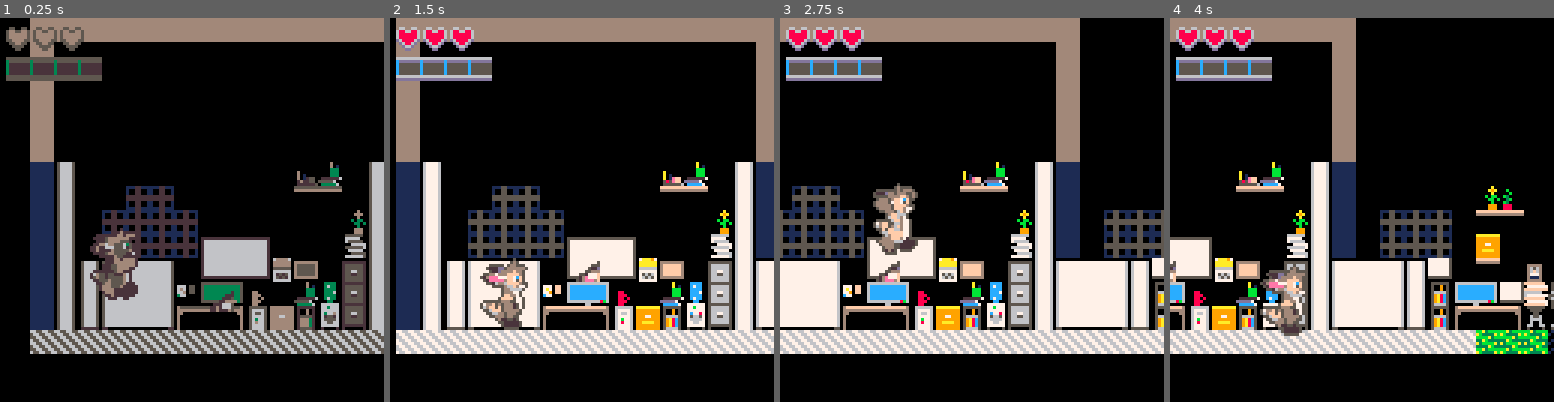
Above: before the commit, frames 1-4 (left to right).
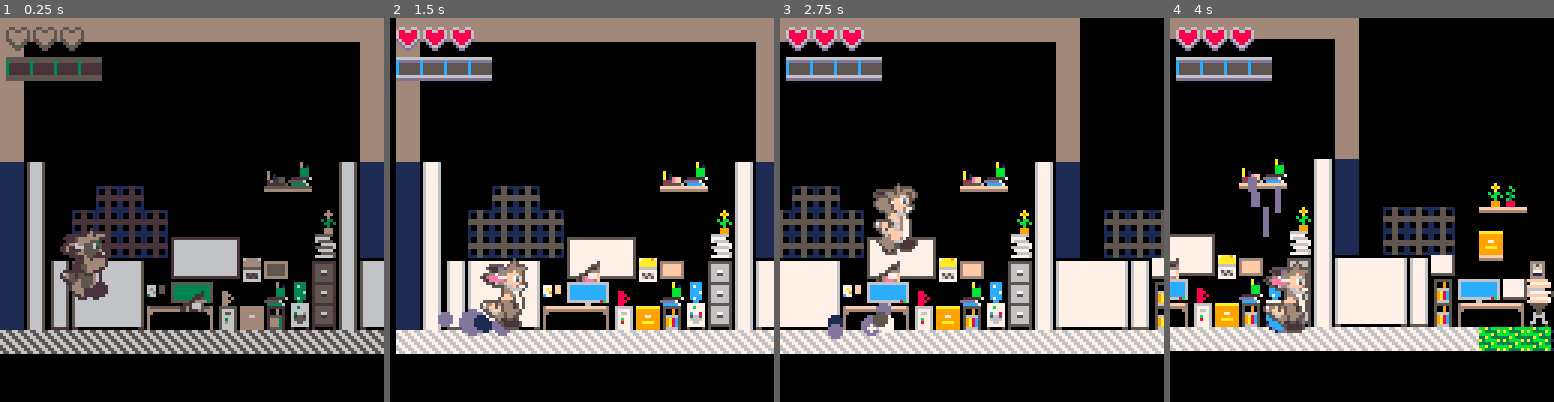
Above: after the commit, the same moments.

Repository: aritosuits/onebuttonjam2024
Game: PICO-8 cartridge cart.p8
Same seed, same stepped clock (60 frames per second), same inputs: the game is played once before the commit and once after it.
Inputs:
- Up to frame 1 (0.25 s): no input
- Up to frame 2 (1.5 s): tap O (Z key) at 0.7 s
- Up to frame 3 (2.75 s): tap O (Z key) at 1.7, 2.1, 2.5 s
- Up to frame 4 (4 s): tap O (Z key) at 2.9, 3.3, 3.7 s

The runs differ from the first frame. In frame 1, 38% of the frame differs, in the area x 0-100%, y 0-88%; in frame 2, 0.7%; in frame 3, 0.7%; in frame 4, 22%.

Commit message:
Ground stomp is 20% cooler

Diff:
--- a/cart.p8
+++ b/cart.p8
@@ -16,6 +16,7 @@
 #include components.lua
 #include systems.lua
 #include assemblages.lua
+#include particle.lua
 
 skipTitle = true -- set to false to get to the title screen, remove before shipping
 
--- a/components.lua
+++ b/components.lua
@@ -2,6 +2,8 @@
 
 -- Hide the entity
 component.create('hidden')
+
+component.create('smash')
 
 component.create('player')
 
--- a/fade.lua
+++ b/fade.lua
@@ -51,3 +51,33 @@
 	fade._frame = 1
 	if dir < 0 then fade._frame = 15 end
 end
+
+-- shaking system
+
+shake = {}
+shake.active = false
+
+function shake.screen(amount, time)
+	shake.ttl = time
+	shake.amount = amount
+	shake.strength = 1
+	shake.active = true
+end
+
+function shake.update(dt)
+	if not shake.active then
+		camera(hero.x - 30, 0)
+		return
+	end
+	shake.ttl -= 1
+	if shake.ttl <= 0 then
+		shake.active = false
+	end
+	local s_x = rnd(shake.amount) - (shake.amount / 2)
+	local s_y = rnd(shake.amount) - (shake.amount / 2)
+	local camera_x = shake.strength * s_x
+	local camera_y = shake.strength * s_y
+	camera(hero.x - 30 + camera_x, 0 + camera_y)
+	shake.strength *= 0.9
+	if shake.strength < 0.025 then shake.strength = 0 end
+end
--- /dev/null
+++ b/particle.lua
@@ -0,0 +1,86 @@
+-- particle system
+
+function lerp(a, b, t)
+	return a + (b - a) * (t or 0.5)
+end
+
+particle = {}
+particle.list = {}
+
+function particle.create(type, x, y, amount)
+	amount = amount or 1
+	for i = 1, amount do
+		local p = {}
+		p.type = type
+		p.x = x + (rnd(3) - 1.5)
+		p.y = y + (rnd(3) - 1.5)
+		p.color = 6
+		p.lifetime = 20
+		p.gravity = 0
+		p.vx = 0
+		p.vy = 0
+		if type == 'smoke' then
+			p.color = rnd({5, 6, 7})
+			p.radius = 2
+			p.lifetime = 4
+			p.vx = rnd(6) - 3
+			p.vy = rnd(2) - 1
+		elseif type == 'smash' then
+			p.color = rnd({1, 12, 13})
+			p.radius = 4
+			p.lifetime = 6
+			p.x = x + (rnd(4) - 2)
+			p.y = y + (rnd(2) - 1)
+			p.vx = rnd(9) - 4.5
+			p.vy = rnd(1.5) - 0.75
+		elseif type == 'trail' then
+			p.color = 13
+			p.radius = 3
+			p.lifetime = 1
+			p.x = x + (rnd(9) - 4)
+			p.y = y + (rnd(24) - 12)
+			p.w = 1.5
+			p.h = 4
+			p.vx = 0
+			p.vy = 0
+		else -- default
+			p.vx = rnd(3) - 1.5
+			p.vy = rnd(3) - 1.5
+		end
+		p.ttl = p.lifetime
+		add(particle.list, p)
+	end
+end
+
+function particle.update(dt)
+	for p in all(particle.list) do
+		p.ttl -= 1
+		if p.ttl <= 0 then
+			del(particle.list, p)
+			break
+		end
+		p.vy += p.gravity
+		p.x += p.vx
+		p.y += p.vy
+		if p.type == 'smoke' or p.type == 'smash' then
+			if flr(rnd(3)) == 1 then
+				p.radius -= 1
+				if p.radius <= 1 then p.radius = 1 end
+			end
+		elseif p.type == 'trail' then
+		else
+		end
+	end
+end
+
+function particle.draw()
+	for p in all(particle.list) do
+		if p.type == 'smoke' or p.type == 'smash' then
+			circfill(p.x, p.y, p.radius, p.color)
+		elseif p.type == 'trail' then
+			rectfill(p.x, p.y, p.x + p.w, p.y + p.h, p.color)
+		else
+			pset(p.x, p.y, p.color)
+		end
+	end
+end
--- a/state.game.lua
+++ b/state.game.lua
@@ -10,13 +10,16 @@
 
 function game.update(dt)
 	system.update(dt)
+	particle.update(dt)
 end
 
 function game.draw()
+	-- camera(hero.x - 30, 0)
 	cls()
-	camera(hero.x - 30, 0)
 	-- background
 	map(0, 0)
+	-- particles
+	particle.draw()
 	-- entities
 	system.draw()
 	-- ui
--- a/state.lua
+++ b/state.lua
@@ -77,6 +77,7 @@
 		state.active.hold(secs)
 	end
 	state.active.update(dt)
+	shake.update(dt)
 end
 
 function state.draw()
--- a/systems.lua
+++ b/systems.lua
@@ -27,9 +27,12 @@
 			e.controller.press = false
 			if e.physics.grounded then
 				e.physics.vy = -6.5
+				particle.create('smoke', e.x + 10, e.y + 21, 5)
 			else
 				e.physics.vy = 6
 				change_anim(e, 'kick')
+				e:attach('smash')
+				particle.create('trail', e.x + 8, e.y + 12, 8)
 			end
 		elseif e.controller.release then
 			e.controller.release = false
@@ -83,6 +86,13 @@
 				e.physics.grounded = true
 				if e:has('frames') then
 					change_anim(e, 'walk')
+				end
+				if e:has({'player', 'smash'}) then
+					particle.create('smash', e.x + 10, e.y + 21, 10)
+					e:detach('smash')
+					shake.screen(4, 3)
+				else
+					particle.create('smoke', e.x + 10, e.y + 21, 10)
 				end
 			end
 		end
